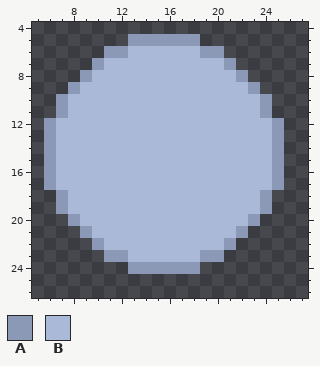
File history of a pixel-art file, Assets/Sprites/Interface/кружок с первой буквой имени.aseprite. Above is the file before it was changed.
32x32 pixels, 1 frame. Shown: x 5..27, y 4..26.
Palette (. is transparent): A #8c99b6  B #aab9d8
Pixels before, first column x 6:
 5 .......AAAAAA.......
 6 .....AABBBBBBAA.....
 7 ....ABBBBBBBBBBA....
 8 ...ABBBBBBBBBBBBA...
 9 ..ABBBBBBBBBBBBBBA..
10 .ABBBBBBBBBBBBBBBBA.
11 .ABBBBBBBBBBBBBBBBA.
12 ABBBBBBBBBBBBBBBBBBA
13 ABBBBBBBBBBBBBBBBBBA
14 ABBBBBBBBBBBBBBBBBBA
15 ABBBBBBBBBBBBBBBBBBA
16 ABBBBBBBBBBBBBBBBBBA
17 ABBBBBBBBBBBBBBBBBBA
18 .ABBBBBBBBBBBBBBBBA.
19 .ABBBBBBBBBBBBBBBBA.
20 ..ABBBBBBBBBBBBBBA..
21 ...ABBBBBBBBBBBBA...
22 ....ABBBBBBBBBBA....
23 .....AABBBBBBAA.....
24 .......AAAAAA.......
And afterwards:
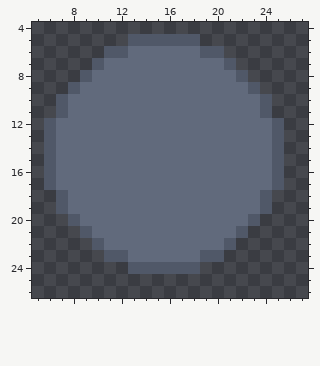
Difference:
layer "Layer 2" added
colour A: #8c99b6 -> #505868
colour B: #aab9d8 -> #616a7c
